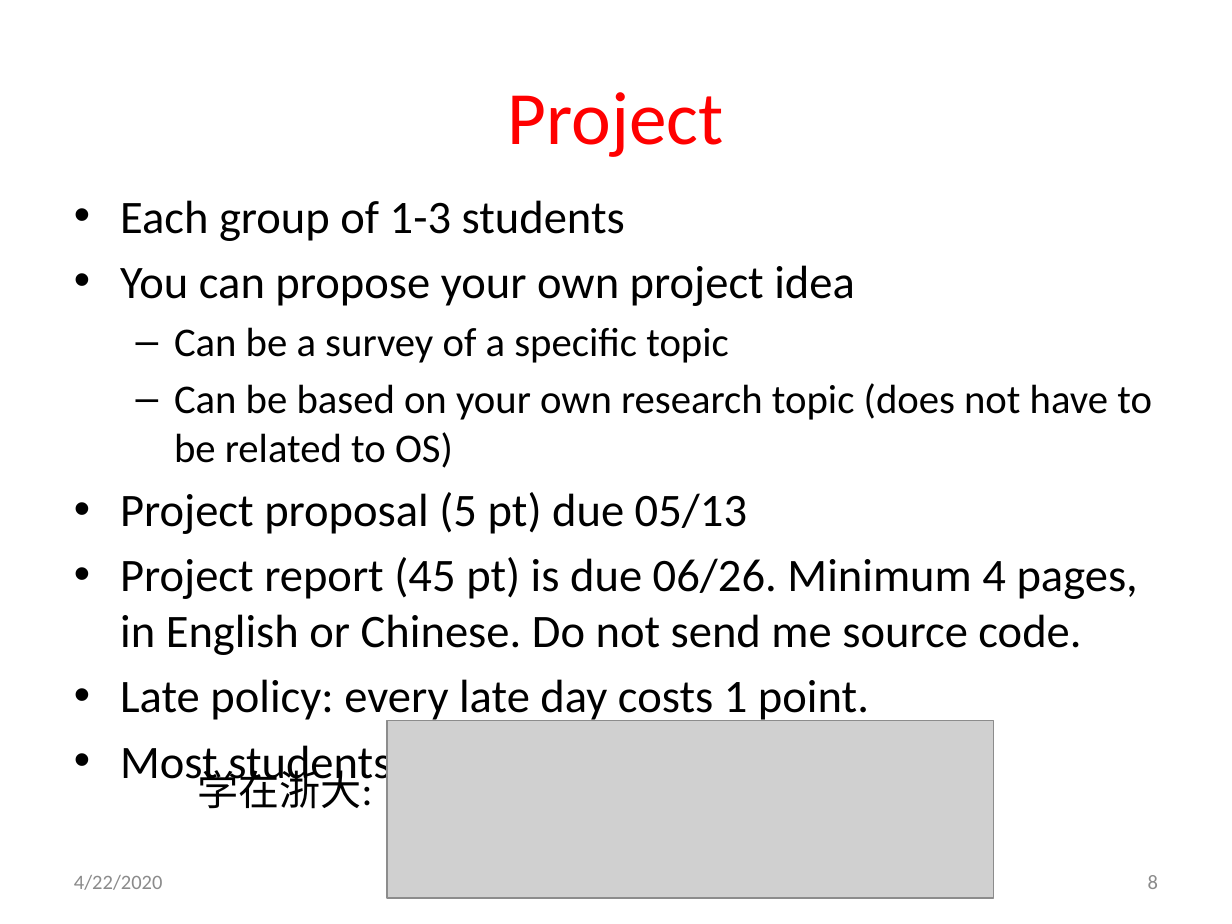
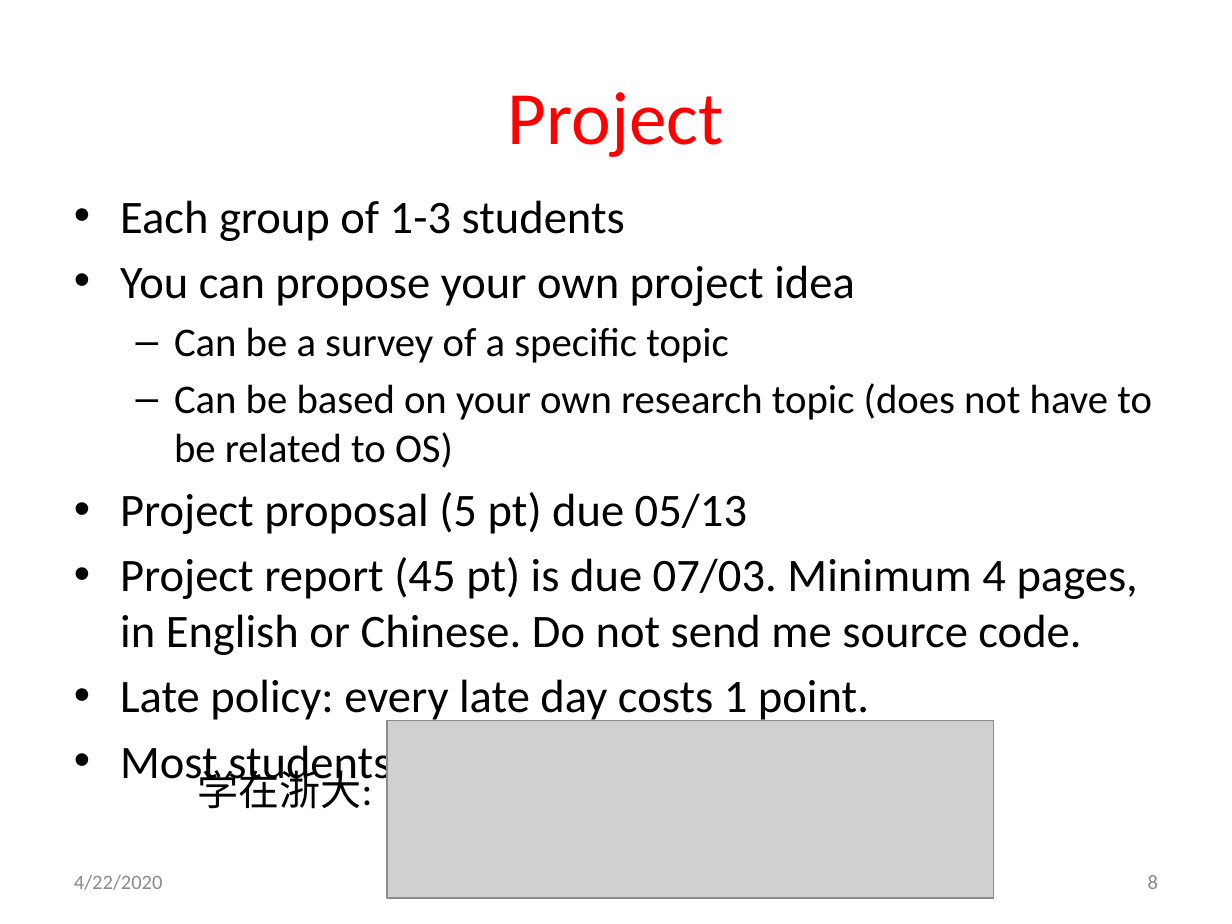
Before and after one commit to gulaoshi/gu.github.io, a slide deck: slide 8 of AdvOS/PPT+papers/L00-CourseIntro.pptx. Drawn at 1232x924 pixels with LibreOffice and Linux fonts; fonts in the diff are those of the drawing; grey boxes stand for pictures. Boxes give left, top, right and bottom in pixels: in the first picture for what was removed or moved away, otherwise in the second. Text is boxed around its words. In the diff, an @@ line names an element or a change of style, - is before the commit and + after.

```diff
--- a/AdvOS/PPT+papers/L00-CourseIntro.pptx
+++ b/AdvOS/PPT+papers/L00-CourseIntro.pptx
@@ text at (x1=120, y1=557, x2=1138, y2=655): text changed @@
-• Project report (45 pt) is due 06/26. Minimum 4 pages, in English or Chinese. Do not send me source code.
+• Project report (45 pt) is due 07/03. Minimum 4 pages, in English or Chinese. Do not send me source code.
```
Also in this commit, not shown: 3 other files.
